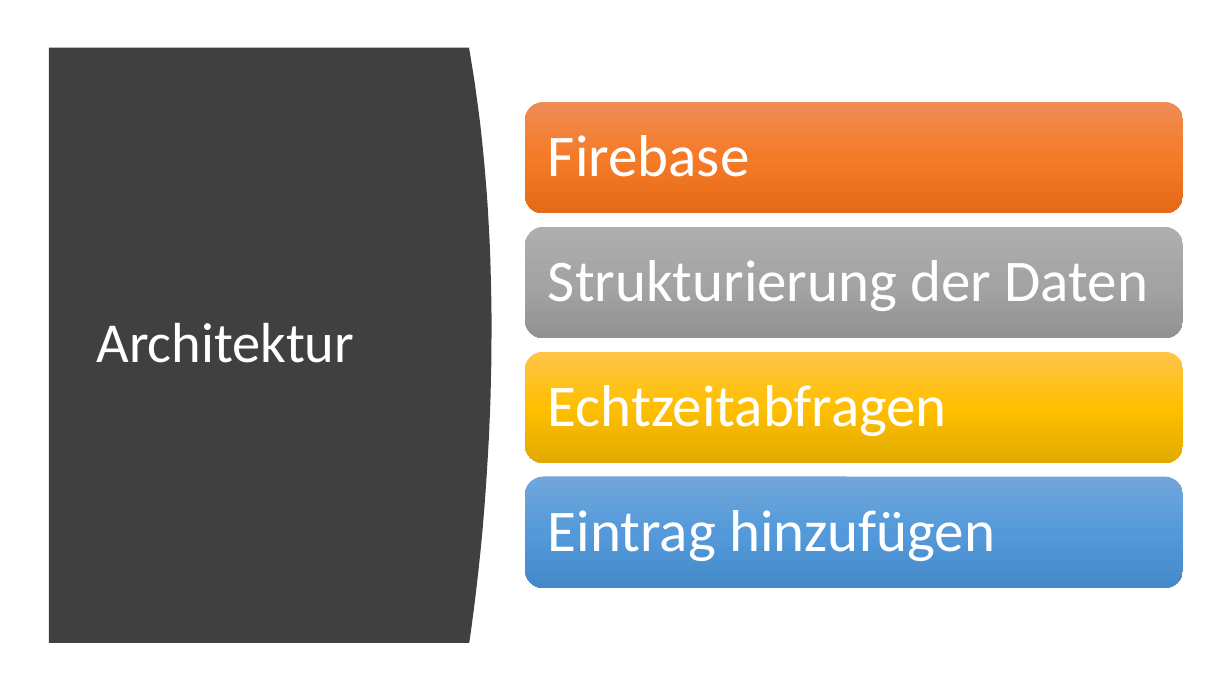
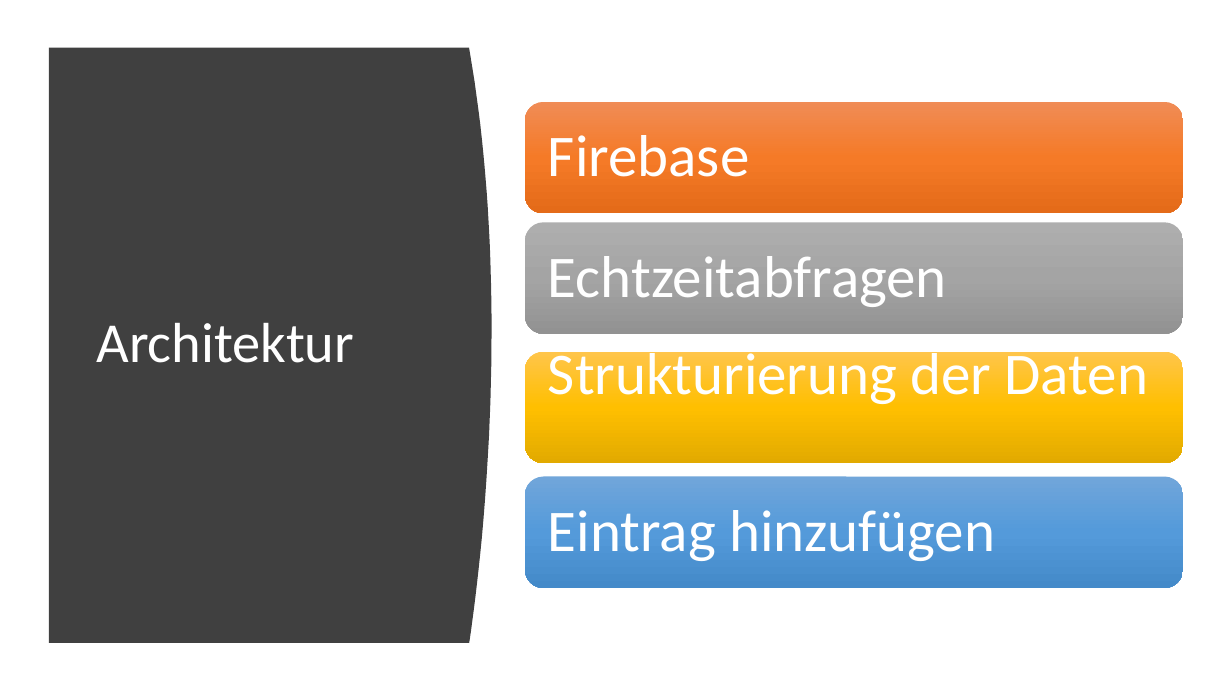
Before and after one commit to MeisterDanDan/Urban-Explorer, a slide deck: slide 7 of 05)Praesentationen/Status 1.pptx (slide 6 before the commit). Drawn at 1232x693 pixels with LibreOffice and Linux fonts; fonts in the diff are those of the drawing. Boxes give left, top, right and bottom in pixels: in the first picture for what was removed or moved away, otherwise in the second. Text is boxed around its words. In the diff, an @@ line names an element or a change of style, - is before the commit and + after.

```diff
--- a/05)Praesentationen/Status 1.pptx
+++ b/05)Praesentationen/Status 1.pptx
@@ text "Echtzeitabfragen": place and size @@
-text "Echtzeitabfragen" at box(548, 385, 947, 436)
+text "Echtzeitabfragen" at box(548, 256, 947, 307)
@@ text "Strukturierung der Daten" rewrapped from box(548, 260, 1148, 311) to box(548, 345, 1148, 408) @@
```
Also in this commit, not shown: 1 other slide changed, 1 slide added.
